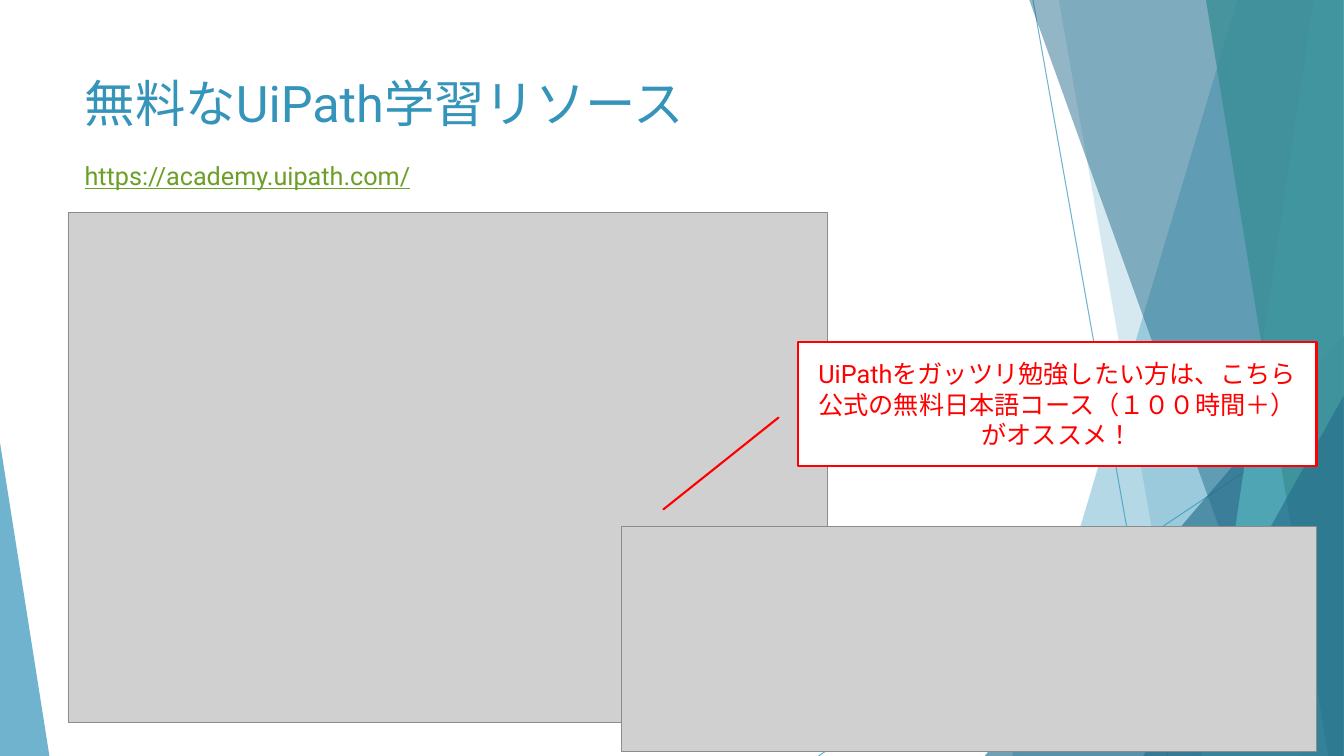
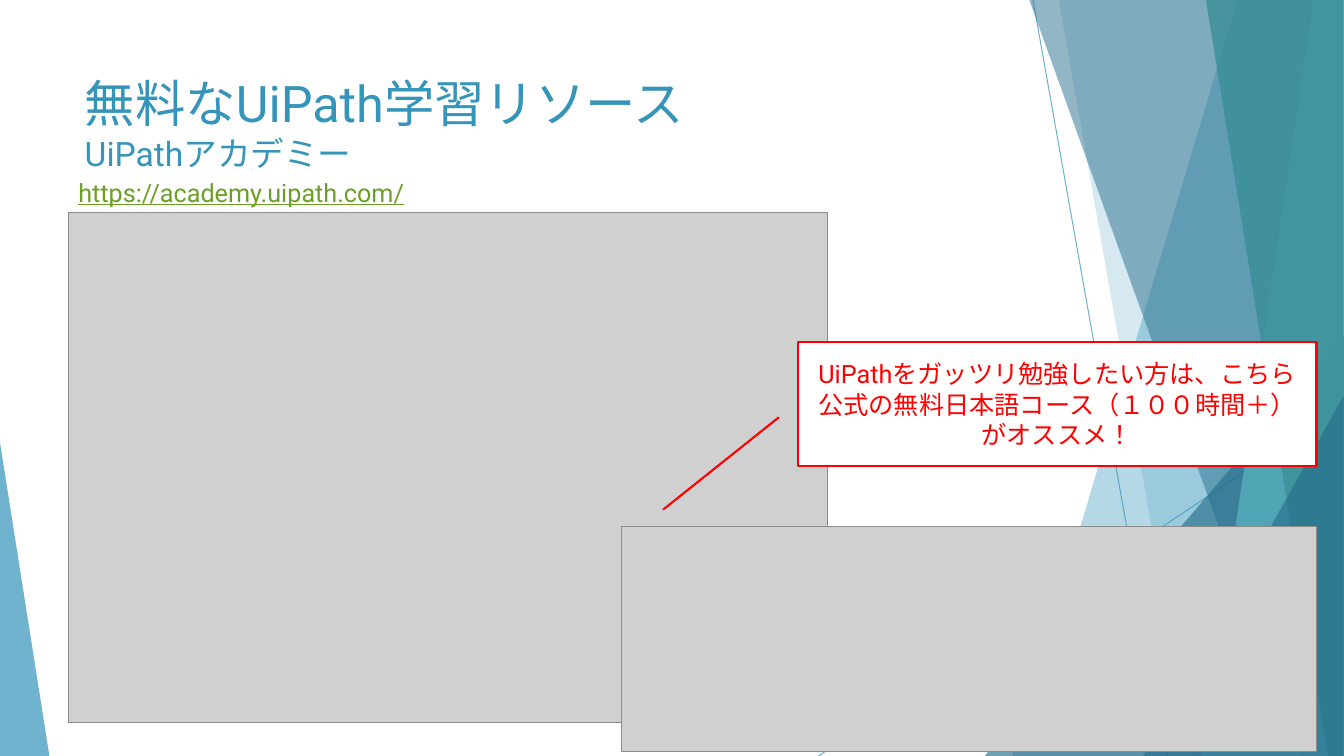
Before and after one commit to huangweijing/rpastudy, a slide deck: slide 22 of 020_RPA技術実施/20210218_RPA概要とUiPath環境構築/20210218_RPA概要とUiPath環境構築.pptx (slide 16 before the commit). Drawn at 1344x756 pixels with LibreOffice and Linux fonts; fonts in the diff are those of the drawing; grey boxes stand for pictures. Boxes give left, top, right and bottom in pixels: in the first picture for what was removed or moved away, otherwise in the second. Text is boxed around its words. In the diff, an @@ line names an element or a change of style, - is before the commit and + after.

```diff
--- a/020_RPA技術実施/20210218_RPA概要とUiPath環境構築/20210218_RPA概要とUiPath環境構築.pptx
+++ b/020_RPA技術実施/20210218_RPA概要とUiPath環境構築/20210218_RPA概要とUiPath環境構築.pptx
@@ title at (x1=85, y1=79, x2=684, y2=168): text changed @@
-無料なUiPath学習リソース
+無料なUiPath学習リソース
+UiPathアカデミー
@@ text "https://academy.uipath.com/" moved from (x1=85, y1=166, x2=411, y2=191) to (x1=78, y1=183, x2=404, y2=208) @@
```
Also in this commit, not shown: 7 other slides changed, 9 slides added, 2 slides removed, 1 other file.
